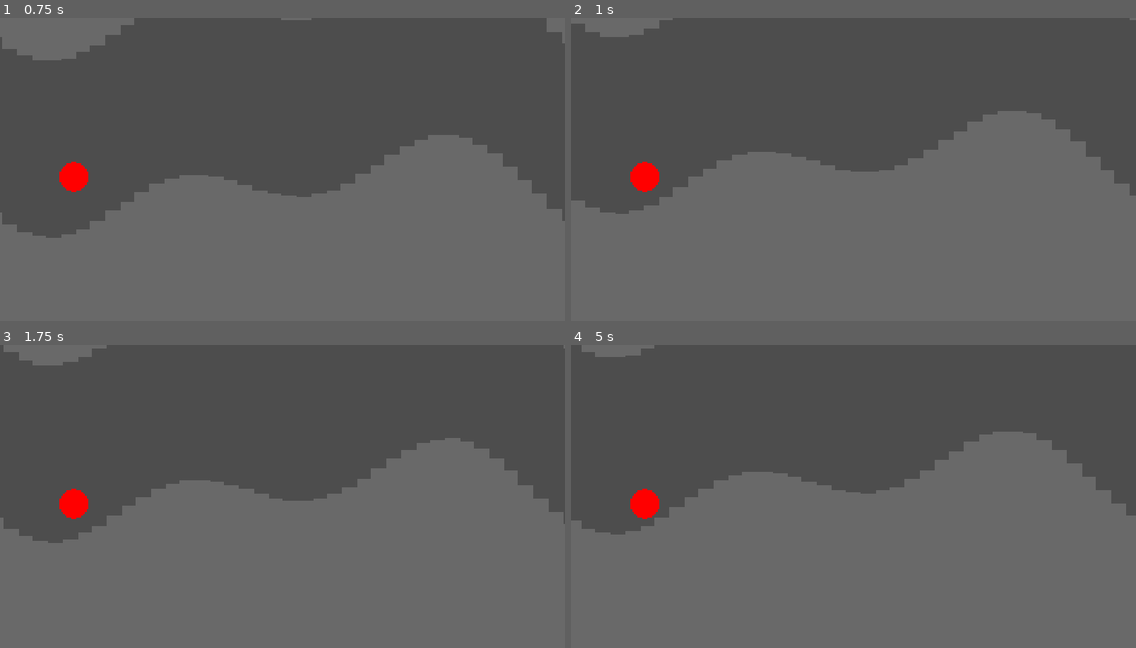
Above: before the commit, frames 1-4 (two rows, left to right).
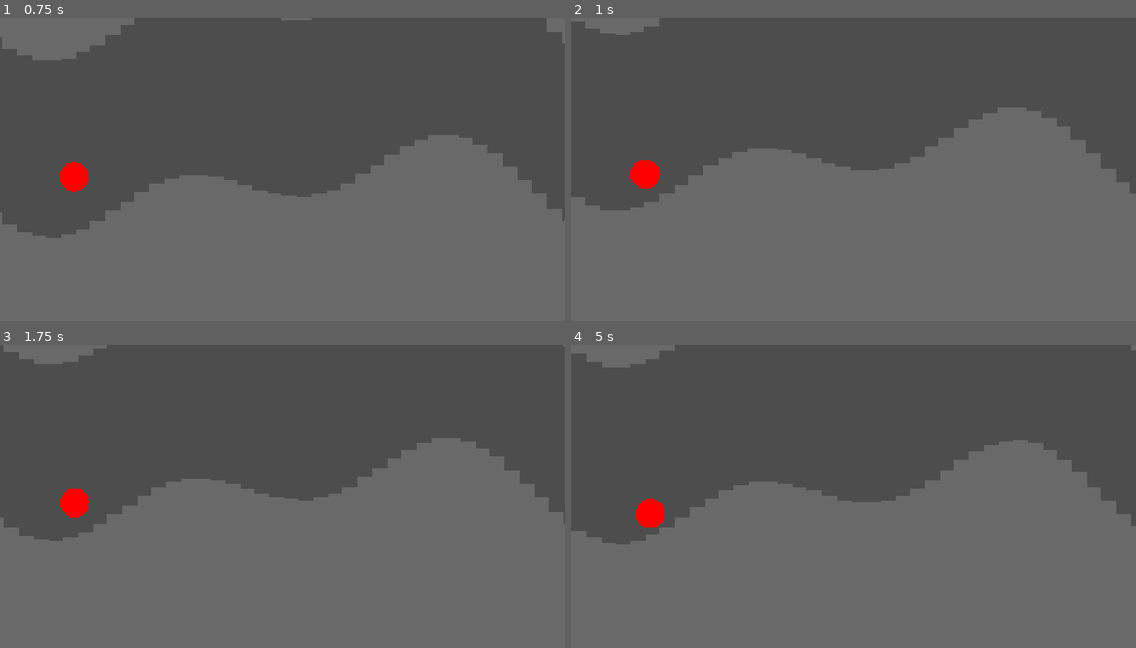
Above: after the commit, the same moments.

Repository: harrisonlee/xarnox-godot
Game: Godot game, scene res://main.tscn
Two runs of this game, one before a commit and one after it. Both use one fixed random seed, a clock stepped at 60 frames per second and the inputs below.
Inputs:
- Up to frame 1 (0.75 s): no input
- Up to frame 2 (1 s): no input
- Up to frame 3 (1.75 s): no input
- Up to frame 4 (5 s): no input

Frame 1 is identical in both runs. In frame 2, 1.1% of the frame differs, in the area x 0-100%, y 0-65%; in frame 3, 0.5%; in frame 4, 4.2%, in the area x 0-100%, y 0-66%.

Commit message:
Adds camera shake.

Diff:
--- a/main.gd
+++ b/main.gd
@@ -15,3 +15,7 @@
 # Called every frame. 'delta' is the elapsed time since the previous frame.
 func _process(_delta: float) -> void:
 	$TunnelGenerator.generate_tunnel($PlayerCamera.get_visible_rect(), tunnel_y_origin)
+
+
+func _on_player_hit() -> void:
+	$PlayerCamera.shake()
--- a/main.tscn
+++ b/main.tscn
@@ -17,3 +17,5 @@
 
 [node name="PlayerCamera" parent="." node_paths=PackedStringArray("player") instance=ExtResource("4_1bvp3")]
 player = NodePath("../Player")
+
+[connection signal="hit" from="Player" to="." method="_on_player_hit"]
--- a/player.gd
+++ b/player.gd
@@ -1,4 +1,6 @@
 extends CharacterBody2D
+
+signal hit
 
 ## Climbing acceleration in px/s.
 @export var climb_acceleration: float = 3000.0
@@ -77,6 +79,7 @@
 	# Bounce off walls
 	var collision = move_and_collide(velocity * delta)
 	if collision:
+		hit.emit()
 		if collision.get_collider().is_in_group("walls"):
 			velocity = collision.get_normal() * 400.0
 
--- a/player_camera.gd
+++ b/player_camera.gd
@@ -2,8 +2,12 @@
 
 @export var player: Node2D
 @export var player_follow_x: float = 0.0
+@export var shake_strength: float = 50.0
+@export var shake_decay: float = 10.0
 
 var current_viewport_rect: Rect2 = Rect2()
+var current_shake_strength: float = 0.0
+var rng: RandomNumberGenerator = RandomNumberGenerator.new()
 
 
 # Called when the node enters the scene tree for the first time.
@@ -12,9 +16,15 @@
 
 
 # Called every frame. 'delta' is the elapsed time since the previous frame.
-func _process(_delta: float) -> void:
+func _process(delta: float) -> void:
 	position = player.position;
 	position.x += current_viewport_rect.size.x * 0.5 - player_follow_x
+
+	if current_shake_strength > 0.2:
+		current_shake_strength = lerpf(current_shake_strength, 0.0, shake_decay * delta)
+		offset = random_shake_offset()
+	else:
+		offset = Vector2.ZERO
 
 
 func get_visible_rect() -> Rect2:
@@ -23,3 +33,14 @@
 		Vector2(position.x - center.x, position.y - center.y),
 		current_viewport_rect.size
 	)
+
+
+func shake() -> void:
+	current_shake_strength = shake_strength
+
+
+func random_shake_offset() -> Vector2:
+	return Vector2(
+		rng.randf_range(-current_shake_strength, current_shake_strength),
+		rng.randf_range(-current_shake_strength, current_shake_strength)
+	)
